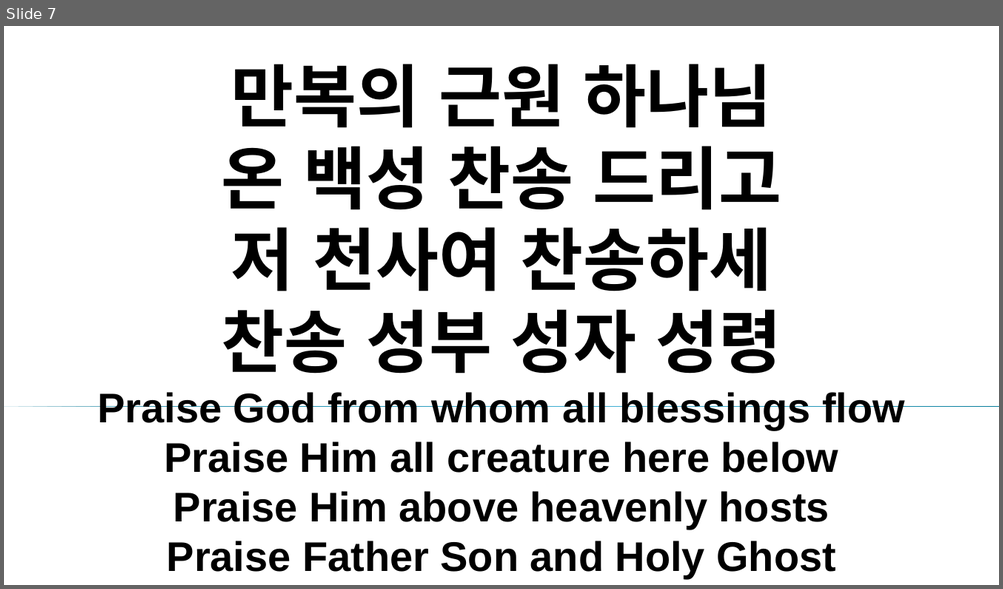
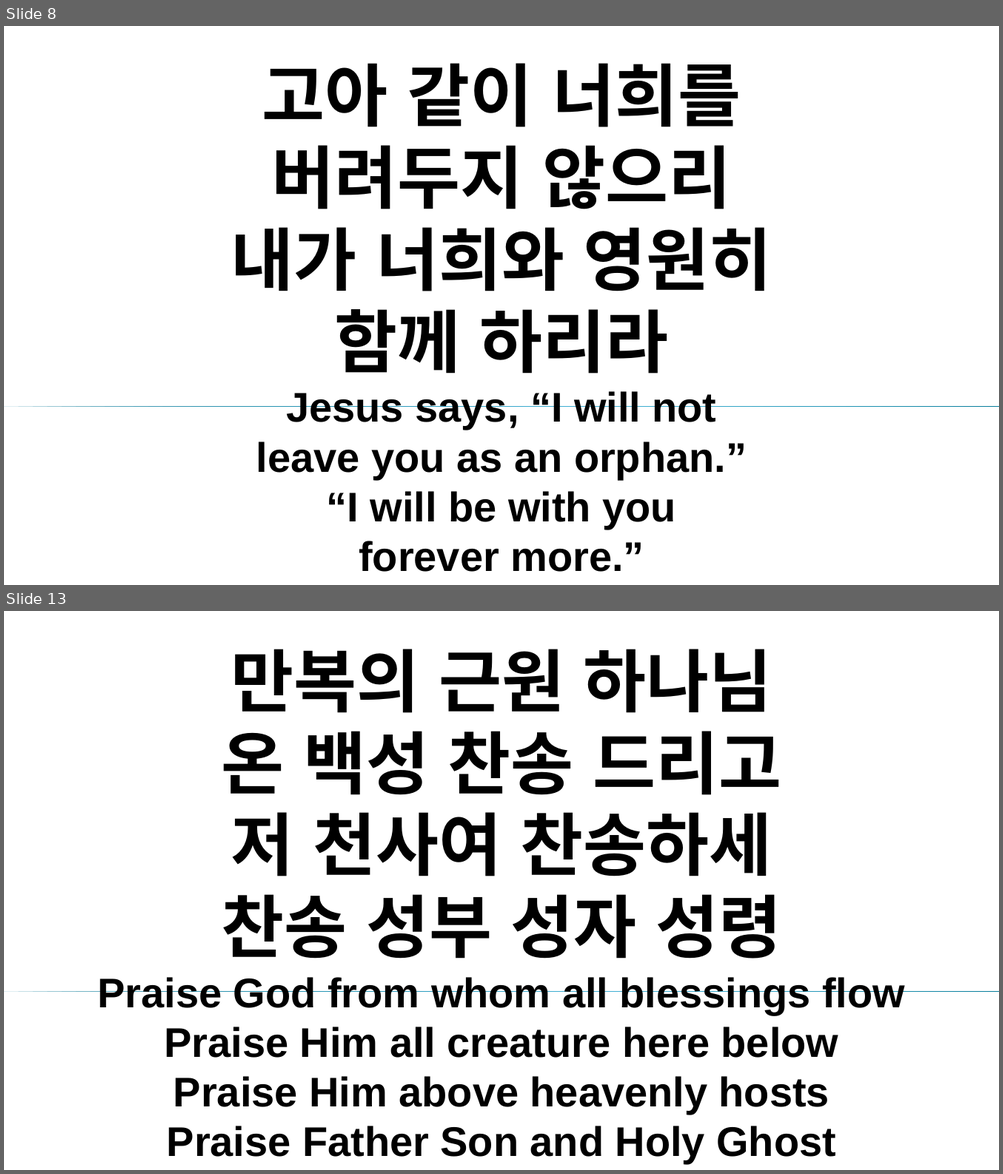
Before and after one commit to kagented/automate, a slide deck: ppt/merged.pptx. Shown one above the other, each under a label of ours: slide 7 before the commit, slides 8 and 13 after it; the slides between them are not shown. The pictures are 1003x589 and 1003x1174 pixels, drawn with LibreOffice and Linux fonts; fonts in the diff are those of the drawing; background and template pictures are left out. Boxes give left, top, right and bottom in pixels: in the first picture for what was removed or moved away, otherwise in the second. Text is boxed around its words. In the diff, an @@ line names an element or a change of style, - is before the commit and + after.

```diff
--- a/ppt/merged.pptx
+++ b/ppt/merged.pptx
@@ slide 8 added at <box>4,26,999,585</box>, background picture (left out); not listed: 1 template element that a slide beside it also shows @@
@@ title added at <box>230,63,772,572</box>, 40 pt, text #000000, bold @@
+고아 같이 너희를
+버려두지 않으리
+내가 너희와 영원히
+함께 하리라
+Jesus says, “I will not
+leave you as an orphan.”
+“I will be with you
+forever more.”
@@ what was slide 7 is now slide 13 @@
```
Also in this commit, not shown: 1 slide changed, 10 other slides added, 48 slides removed, 7 other files.
